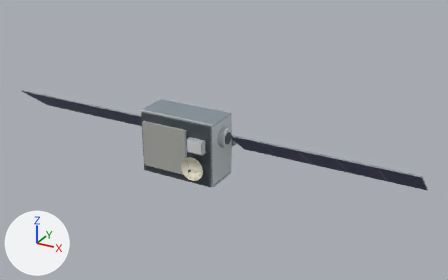
The glTF model obj/leo/ref-kuiper-58013.glb: old version first, new version second.
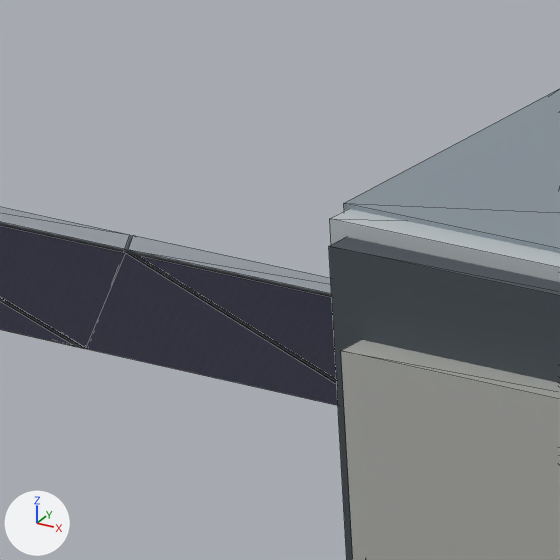
The first picture shows the older version from a 50 mm lens placed at (6.71, -10.52, 5.5), pointed at (0.66, 0.48, 0.0). The close-ups show the older and then the newer version on the part from 25% to 36% of the width and 33% to 50% of the height of that picture. Only the edits that show in the close-ups are written down. Every picture has the same lights, and +X, +Y and +Z are marked at lower left. The close-ups show mesh edges as thin lines. Where no turn or scale is listed for an object, it has been applied to the vertices.

The older version as bpy lines, for what is in view:
```python
me_chassis_longeron = bpy.data.meshes.new('Chassis longeron')
me_chassis_longeron.from_pydata(...)  # a box spanning x -0.5..0.5, y -0.5..0.5, z -0.5..0.5
me_chassis_longeron.materials.append(mat_structural_alloy)  # grey #9ba8b1
me_optical_terminal = bpy.data.meshes.new('Optical terminal')
me_optical_terminal.from_pydata(...)  # a 24-sided cylinder along y spanning x -0.5..0.5, y -0.5..0.5, z -0.5..0.5
me_optical_terminal.materials.append(mat_equipment_panels)  # light grey #c2cacd
me_solar_panel_frame = bpy.data.meshes.new('Solar panel frame')
me_solar_panel_frame.from_pydata(...)  # a box spanning x -0.5..0.5, y -0.5..0.5, z -0.5..0.5
me_solar_panel_frame.materials.append(mat_array_backsheet)  # grey #90979e
ob_chassis_longeron_001 = bpy.data.objects.new('Chassis longeron.001', me_chassis_longeron)
ob_chassis_longeron_001.location = (0.0, 0.0, 0.699)
ob_chassis_longeron_001.scale = (1.78, 0.722, 0.0456)
ob_optical_terminal = bpy.data.objects.new('Optical terminal', me_optical_terminal)
ob_optical_terminal.location = (-0.933, 0.0, 0.299)
ob_optical_terminal.rotation_euler = (0.0, 0.0, -1.571)  # degrees (0, 0, -90)
ob_optical_terminal.scale = (0.412, 0.158, 0.412)
ob_solar_panel_frame_001 = bpy.data.objects.new('Solar panel frame.001', me_solar_panel_frame)
ob_solar_panel_frame_001.location = (-2.153, 0.512, 0.0)
ob_solar_panel_frame_001.rotation_euler = (0.908, 0.0, 0.0)  # degrees (52, 0, 0)
ob_solar_panel_frame_001.scale = (0.805, 0.0306, 1.09)
# also in view: 'Equipment chassis' at (0.0, 0.0, 0.0); 'Prototype phased array' at (-0.25, -0.5, 0.0); 'Solar cell panel.001' at (-2.15, 0.5, -0.01); 'Solar cell panel.002' at (-2.97, 0.5, -0.01); 'Solar panel frame' at (-1.34, 0.51, 0.0)
```
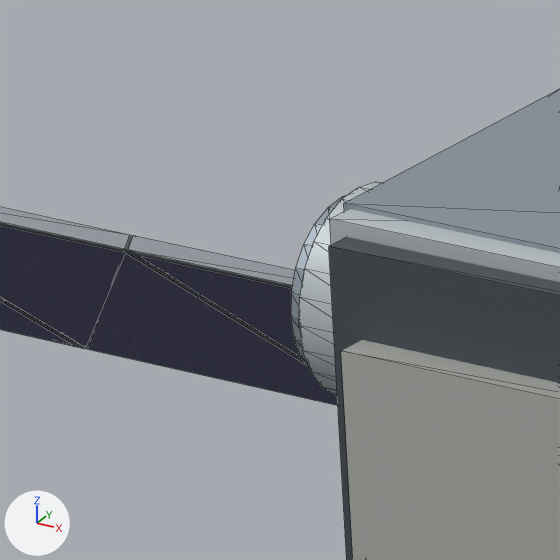
Changed parts and their boxes [x1, y1, x2, y2] in the close-ups (560 x 560 px):
'Optical terminal', moved (not visible before): after [299, 182, 381, 396]
'Terminal baffle rim', added: after [291, 195, 347, 368]

The change in detail:
Mesh me_terminal_baffle_rim is new.
It has 96 vertices, 192 faces and spans x -0.5..0.5, y -0.5..0.5, z -0.5..0.5.
It uses material mat_structural_alloy (grey #9ba8b1).
Object 'Optical terminal' (ob_optical_terminal) moves from (-0.933, 0.0, 0.299) to (-0.933, -0.151, 0.456).
Object 'Terminal baffle rim' (ob_terminal_baffle_rim) is new; it shows me_terminal_baffle_rim.
Its location is (-1.03, -0.151, 0.456).
Its rotation in degrees is (0, 0, -90).
Its scale is (0.361, 0.0387, 0.361).
